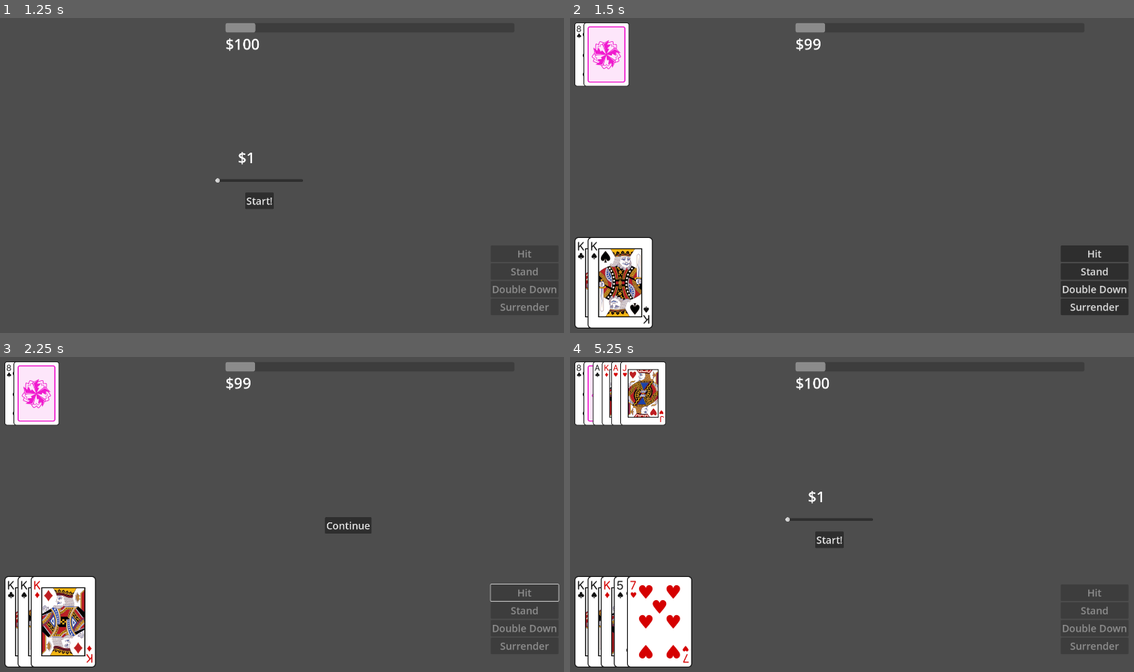
Above: before the commit, frames 1-4 (two rows, left to right).
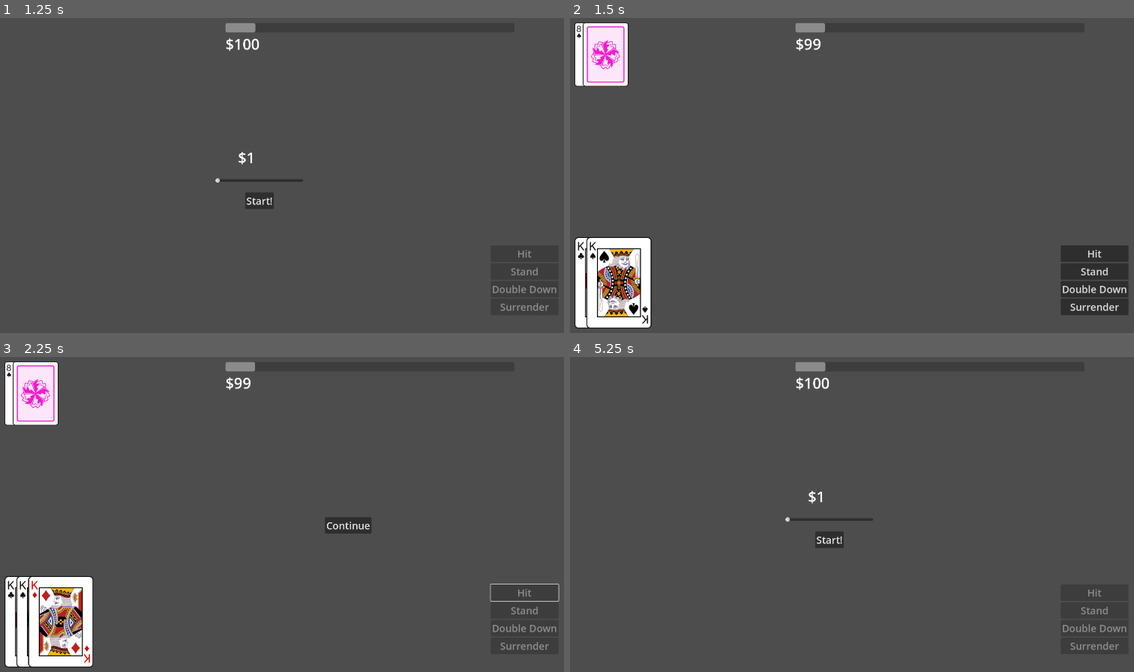
Above: after the commit, the same moments.

Repository: Tofutush/blackjack-with-sky
Game: Godot game, scene res://scenes/Start/Start.tscn
Same seed, same stepped clock (60 frames per second), same inputs: the game is played once before the commit and once after it.
Inputs:
- Up to frame 1 (1.25 s): click "Start" at 0.5 s
- Up to frame 2 (1.5 s): click "Start!" at 1.25 s
- Up to frame 3 (2.25 s): click "Hit" at 2 s
- Up to frame 4 (5.25 s): click "Continue" at 2.75 s; click "Start!" at 3.5 s; click "Stand" at 4.25 s; click "Continue" at 5 s

Frame 1 is identical in both runs. In frame 2, 1.8% of the frame differs, in the area x 2-15%, y 1-99%; in frame 3, 2.3%; in frame 4, 9.2%, in the area x 0-22%, y 1-99%.

Commit message:
clear display when new round

Diff:
--- a/scenes/DeckDisplay/deck_display.gd
+++ b/scenes/DeckDisplay/deck_display.gd
@@ -5,6 +5,9 @@
 var deck: Deck
 
 func _ready() -> void:
+	clear()
+
+func clear() -> void:
 	for child in get_children():
 		child.queue_free()
 
@@ -18,8 +21,8 @@
 		sprite.region_rect = getRegion(card)
 	sprite.region_enabled = true
 	sprite.centered = false
-	# offsets it by 42 * the number of children it has already so it shows the side of the prev card. also multiplies it by scale
-	sprite.position = Vector2(42 * cardScale * get_child_count(), 0)
+	# offsets it by 38 * the number of children it has already so it shows the side of the prev card. also multiplies it by scale
+	sprite.position = Vector2(38 * cardScale * get_child_count(), 0)
 	sprite.scale = Vector2(cardScale, cardScale)
 	add_child(sprite)
 
--- a/scenes/Main/main.gd
+++ b/scenes/Main/main.gd
@@ -14,6 +14,8 @@
 	$ContinueButton.hide()
 	$Bet.startBetting()
 	$PlayerButtons.disableButtons()
+	$PlayerDeckDisplay.clear()
+	$DealerDeckDisplay.clear()
 
 func _on_continue_button_pressed() -> void:
 	newGame()
@@ -59,7 +61,6 @@
 		$PlayerButtons.disableButtons()
 		$ContinueButton.show()
 		return
-	dealerDrawLoop()
 
 func _on_player_double_down() -> void:
 	# double down: bet double, hit once more, and stand
--- a/scripts/deck.gd
+++ b/scripts/deck.gd
@@ -29,6 +29,9 @@
 	# auto-update the DeckDisplay
 	display = display1
 	display.deck = self
+	display.clear()
+	for card in deck:
+		display.addCard(card)
 
 func addCard(card: Card, back = false) -> Deck:
 	deck.append(card)
